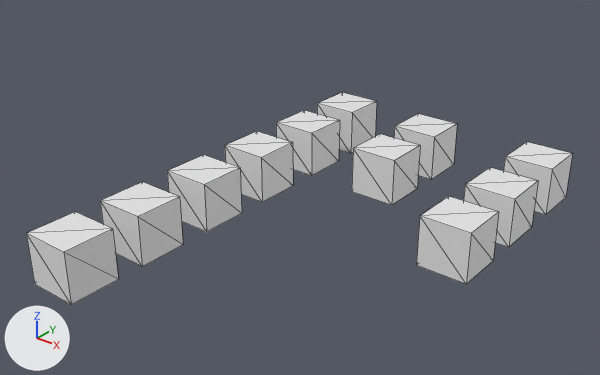
An edit to the glTF model Pacman3D/Meshes/BlenderExports/Meshes.gltf, drawn before and after from the same camera.
Camera for both pictures: a camera (50 mm lens) standing at (11.8, -30.2, 14.5) and looking at (-6.6, -7.2, 0.2). The lights are fixed; the arrows at lower left show +X, +Y and +Z. Mesh edges are drawn as thin lines. Materials are left out; every surface is plain grey.

The older version as bpy lines, for what is in view:
```python
me_cube_002 = bpy.data.meshes.new('Cube.002')
me_cube_002.from_pydata(...)  # a box spanning x -1.0..1.0, y -1.0..1.0, z -1.0..1.0
me_cube_002.materials.append(mat_material_001)
me_cube_004 = bpy.data.meshes.new('Cube.004')
me_cube_004.from_pydata(...)  # a box spanning x -1.0..1.0, y -1.0..1.0, z -1.0..1.0
me_cube_004.materials.append(mat_material_004)
me_cube_007 = bpy.data.meshes.new('Cube.007')
me_cube_007.from_pydata(...)  # a box spanning x -1.0..1.0, y -1.0..1.0, z -1.0..1.0
me_cube_007.materials.append(mat_material_007)
ob_floor2 = bpy.data.objects.new('Floor2', me_cube_004)
ob_floor2.location = (-5.29, -3.13, 0.0)
ob_innerwall3 = bpy.data.objects.new('InnerWall3', me_cube_007)
ob_innerwall3.location = (-9.5, -6.36, 0.08)
ob_wall3 = bpy.data.objects.new('Wall3', me_cube_002)
ob_wall3.location = (0.0, -6.58, 0.0)
# also in view: 'Wall1' at (0.0, 0.0, 0.0); 'Floor1' at (-5.3, 0.0, 0.0); 'InnerWall5' at (-9.5, -12.9, 0.1); 'InnerWall4' at (-9.5, -9.6, 0.1); 'InnerWall2' at (-9.5, -3.1, 0.1)
```
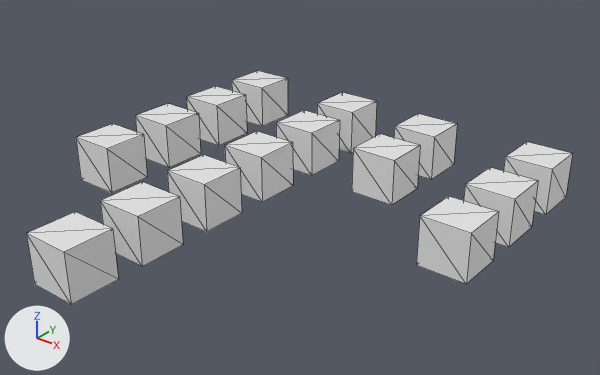
What differs and where, as boxes [x1, y1, x2, y2] in the pictures (600 x 375 px):
'TopWall4', added: after [76, 124, 147, 193]
'TopWall3', added: after [135, 104, 201, 167]
'TopWall2', added: after [186, 86, 247, 146]
'TopWall1', added: after [232, 71, 288, 126]

Diff of the bpy script that builds the scene:
```diff
--- a/Pacman3D/Meshes/BlenderExports/Meshes.gltf.py
+++ b/Pacman3D/Meshes/BlenderExports/Meshes.gltf.py
@@ me_cube_014 @@
+me_cube_014.from_pydata(...)  # a box spanning x -1.0..1.0, y -1.0..1.0, z -1.0..1.0
@@ me_cube_013 @@
+me_cube_013.from_pydata(...)  # a box spanning x -1.0..1.0, y -1.0..1.0, z -1.0..1.0
@@ me_cube_012 @@
+me_cube_012.from_pydata(...)  # a box spanning x -1.0..1.0, y -1.0..1.0, z -1.0..1.0
@@ me_cube_011 @@
+me_cube_011.from_pydata(...)  # a box spanning x -1.0..1.0, y -1.0..1.0, z -1.0..1.0
@@ ob_topwall4 @@
+ob_topwall4 = bpy.data.objects.new('TopWall4', me_cube_014)
+ob_topwall4.location = (-14.94, -9.71, 0.12)
@@ ob_topwall3 @@
+ob_topwall3 = bpy.data.objects.new('TopWall3', me_cube_013)
+ob_topwall3.location = (-14.94, -6.43, 0.12)
@@ ob_topwall2 @@
+ob_topwall2 = bpy.data.objects.new('TopWall2', me_cube_012)
+ob_topwall2.location = (-14.94, -3.24, 0.12)
@@ ob_topwall1 @@
+ob_topwall1 = bpy.data.objects.new('TopWall1', me_cube_011)
+ob_topwall1.location = (-14.94, -0.09, 0.12)
```
